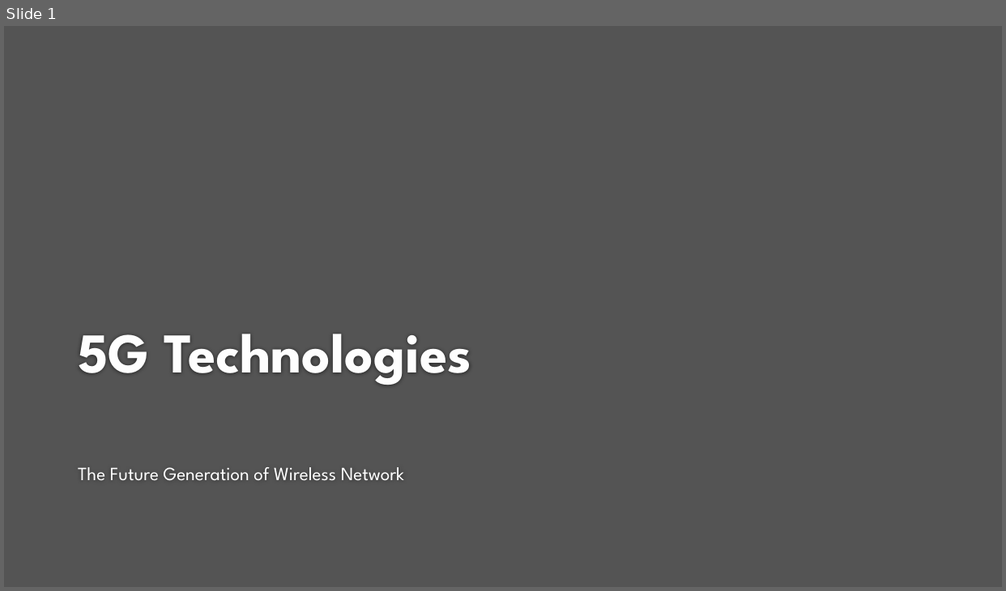
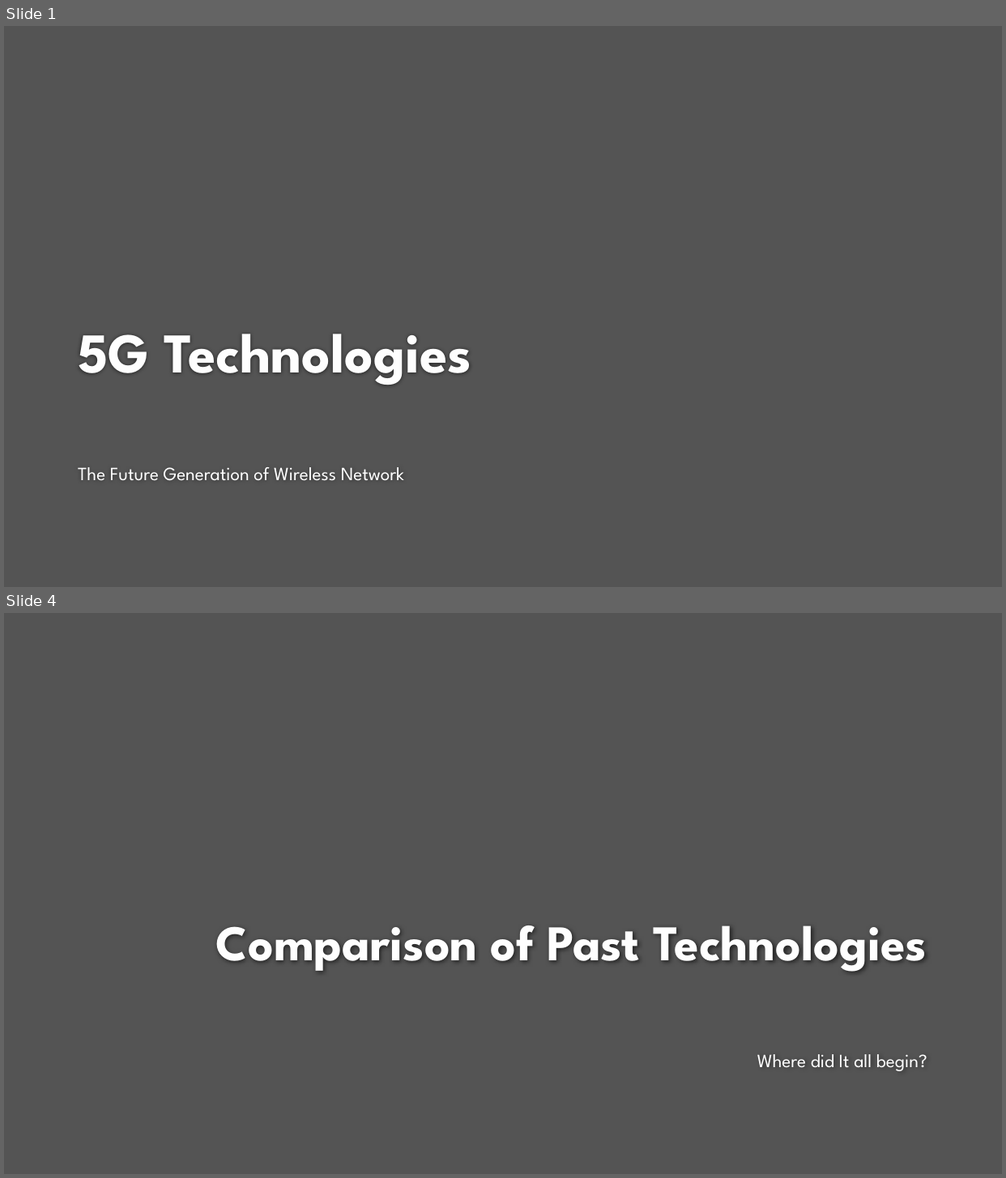
Before and after one commit to hackergirl1/5G-Presentation-, a slide deck: 5G Technologies.pptx. Shown one above the other, each under a label of ours: slide 1 before the commit, slides 1 and 4 after it; the slides between them are not shown. The pictures are 1006x591 and 1006x1178 pixels, drawn with LibreOffice and Linux fonts; fonts in the diff are those of the drawing; background and template pictures are left out. Boxes give left, top, right and bottom in pixels: in the first picture for what was removed or moved away, otherwise in the second. Text is boxed around its words. In the diff, an @@ line names an element or a change of style, - is before the commit and + after.

```diff
--- a/5G Technologies.pptx
+++ b/5G Technologies.pptx
@@ slide 4 added at (x1=4, y1=613, x2=1002, y2=1174), background #212121 at 77% opacity @@
@@ title added at (x1=216, y1=926, x2=927, y2=972), 48 pt, text #FEFEFE, bold @@
+Comparison of Past Technologies
@@ text added at (x1=757, y1=1054, x2=927, y2=1071), 18 pt, text #FFFFFF @@
+Where did It all begin?
```
Also in this commit, not shown: 1 slide changed, 10 other slides added, 1 slide removed.
